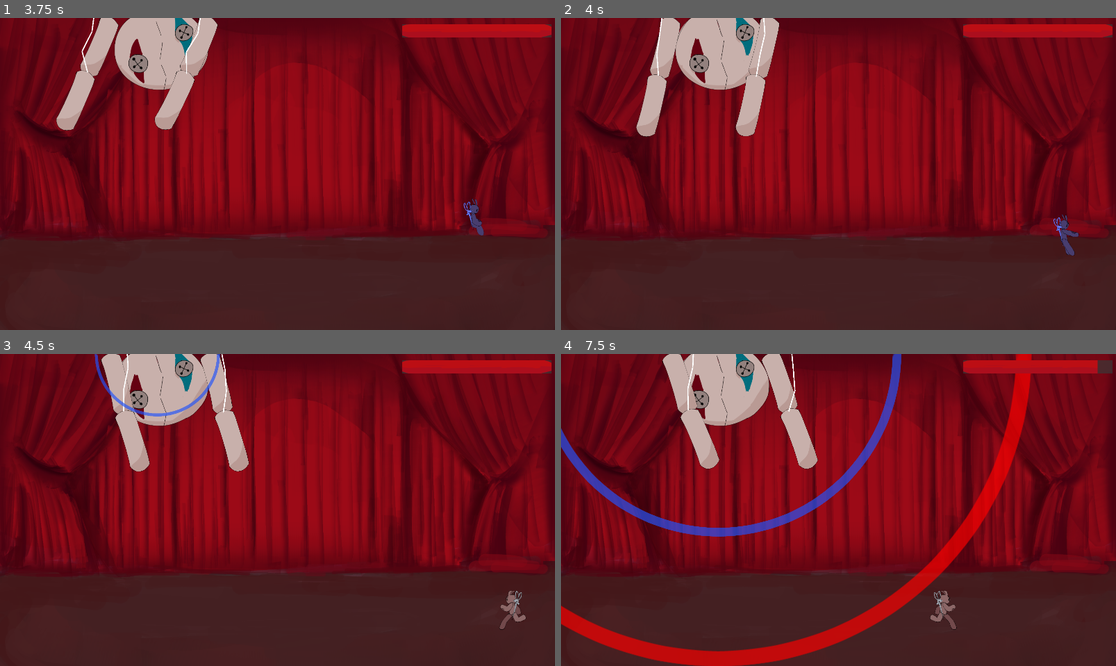
Above: before the commit, frames 1-4 (two rows, left to right).
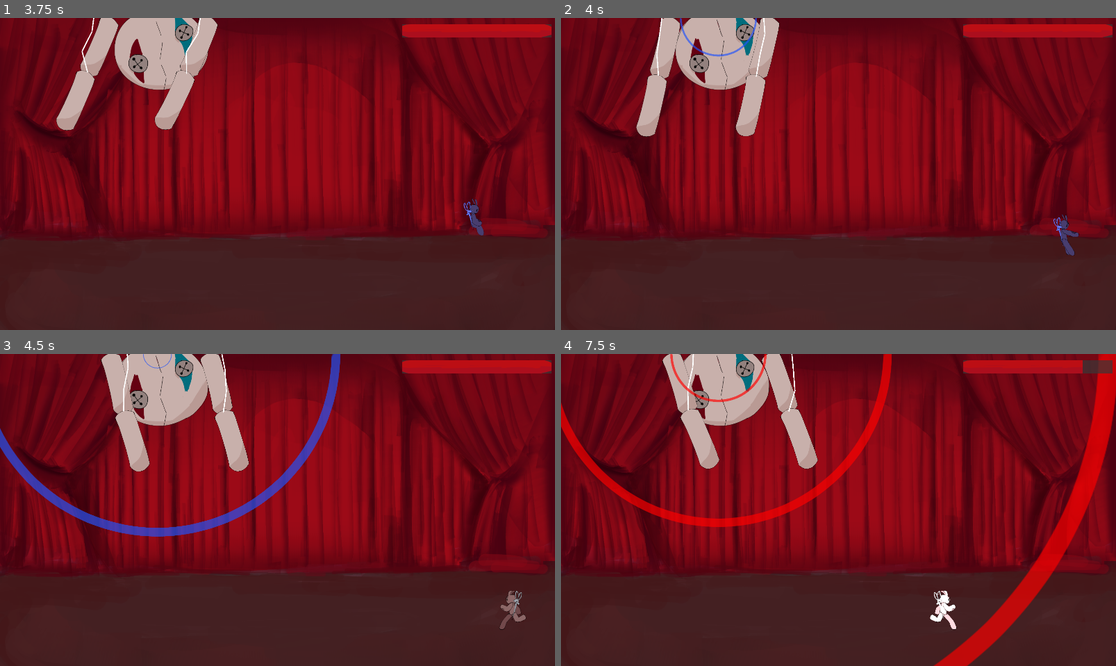
Above: after the commit, the same moments.

Repository: kokiheey/game-jam-repo
Game: Godot game, scene res://Main.tscn
The game is run twice, just before and just after one commit, with the same random seed, the same clock (stepped at 60 frames per second) and the same inputs.
Inputs:
- Up to frame 1 (3.75 s): tap Enter at 0.5 s; hold D 0.53-2.03 s; tap J every 0.75 s from 0.6 to 3.6 s; tap Space at 0.77, 1.52, 3.02 s; hold A 2.03-2.78 s; hold D from 2.78 s (still down)
- Up to frame 2 (4 s): keep holding D; tap Space at 3.77 s
- Up to frame 3 (4.5 s): release D at 4.28 s; hold A from 4.28 s (still down); tap J at 4.35 s
- Up to frame 4 (7.5 s): tap Space at 4.52, 6.02, 6.77 s; release A at 5.03 s; hold D 5.03-5.78 s; tap J every 0.75 s from 5.1 to 7.35 s; hold A 5.78-7.28 s; hold D from 7.28 s (still down)

Frame 1 is identical in both runs. In frame 2, 0.1% of the frame differs, in the area x 21-36%, y 0-13%; in frame 3, 2.9%; in frame 4, 16%, in the area x 0-100%, y 0-100%.

Commit message:
Implement iframes

Diff:
--- a/bossfightjam2025/scripts/attacks/flood.gd
+++ b/bossfightjam2025/scripts/attacks/flood.gd
@@ -31,7 +31,6 @@
 		flood_spirte.modulate = invertedColor
 	else:
 		flood_spirte.modulate = normalColor
-	hurt_box.body_entered.connect(try_damage)
 	add_child(inbetweenAttackTimer)
 	inbetweenAttackTimer.one_shot = true
 	attacksDone = 0
@@ -77,8 +76,8 @@
 	down_tween.tween_callback(Callable(self, "queue_free"))
 	attack_end.emit()
 
-#Poboljsati damage taking jer ce sada ako jednom bude hitan moci samo da cami u "vodi" ili sta je vec ovo
-#mozda dodati check da svaki put dok je tu primi damage i onda ima neke iframes i onda opet nez mozda sa timerom
-func try_damage(body: Node2D):
-	if body is CharacterBody2D and body.inverted != inverted:
-		body.take_damage(damage)
+func _process(delta: float) -> void:
+	var overlapping_bodies = hurt_box.get_overlapping_bodies()
+	for body in overlapping_bodies:
+		if body is CharacterBody2D and body.inverted != inverted:
+			body.take_damage(damage)
--- a/bossfightjam2025/scripts/boss_states/wave_attack.gd
+++ b/bossfightjam2025/scripts/boss_states/wave_attack.gd
@@ -3,10 +3,10 @@
 
 @export var attack_windup: float = 2.0
 @export var attack_winddown: float = 1.0
-@export var minAttacks: int = 5
-@export var maxAttacks: int = 12
+@export var minAttacks: int = 10
+@export var maxAttacks: int = 20
 @export var minCooldownAttack: float = 0.2
-@export var maxCooldownAttack: float = 1.5
+@export var maxCooldownAttack: float = 0.8
 
 @onready var boss: Boss = get_parent().get_parent()
 
--- a/bossfightjam2025/scripts/player.gd
+++ b/bossfightjam2025/scripts/player.gd
@@ -4,12 +4,18 @@
 
 @export var SPEED := 400.0
 @export var JUMP_VELOCITY := -600.0
-@onready var health:int = MaxHealth
-@export var MaxHealth := 10
+@onready var health : int = MaxHealth
+@export var MaxHealth : int = 10
+@export var invincibleTime : float = 1
+
 @onready var input := get_node("/root/Main/InputController")
 var invertedMaterial := preload("res://assets/materials/player_inverted.tres")
 var inverted := false
 signal Death
+
+var _invicibleTimer : Timer
+var visible_state : bool = true
+var isInvincible : bool = false
 
 func _ready():
 	input.change_phase.connect(_change_phase)
@@ -20,9 +26,25 @@
 		_sprite2D.material = null
 
 func take_damage(damage: int):
+	if isInvincible:
+		return
 	health -= damage
 	if health <= 0:
 		Death.emit()
+	else:
+		isInvincible = true
+		visible_state = true
+		DoInvincibility(invincibleTime)
+
+func DoInvincibility(time: float):
+	if(time < 0.01):
+		isInvincible = false
+		return
+	modulate = Color(3,3,3)
+	await get_tree().create_timer(time/2).timeout
+	modulate = Color.WHITE
+	await get_tree().create_timer(time/2).timeout
+	DoInvincibility(time/2)
 
 func _change_phase():
 	inverted = not inverted
@@ -32,11 +54,13 @@
 	else:
 		_sprite2D.material = null
 
-func _physics_process(delta: float) -> void:
+func _process(delta: float) -> void:
 	if(velocity.x < 0):
 		_sprite2D.flip_h = true
 	else:
 		_sprite2D.flip_h = false
+
+func _physics_process(delta: float) -> void:
 	if not is_on_floor():
 		velocity += get_gravity() * delta
 	move_and_slide()
Not shown, added: bossfightjam2025/scenes/player.tscn6149080482.tmp
Not shown, added: bossfightjam2025/scenes/player.tscn6156830813.tmp
Not shown, added: bossfightjam2025/scenes/player.tscn6162187764.tmp
